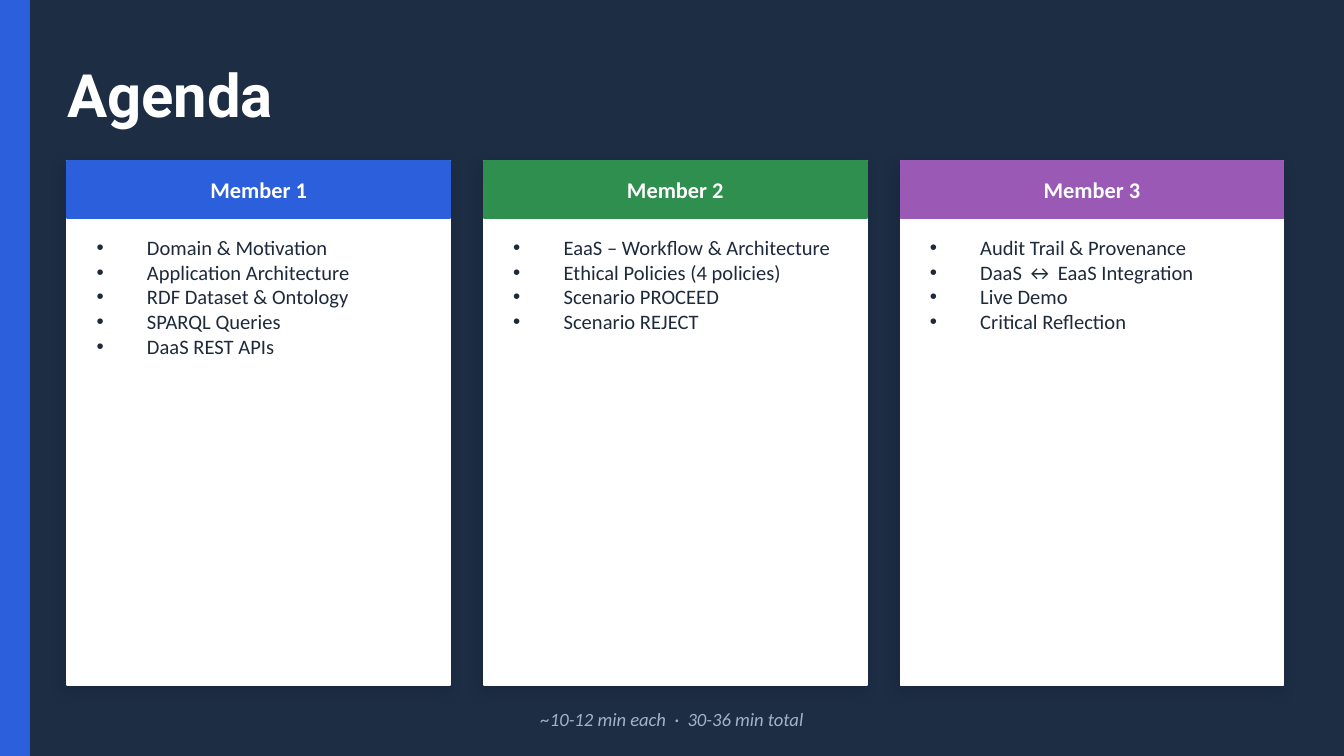
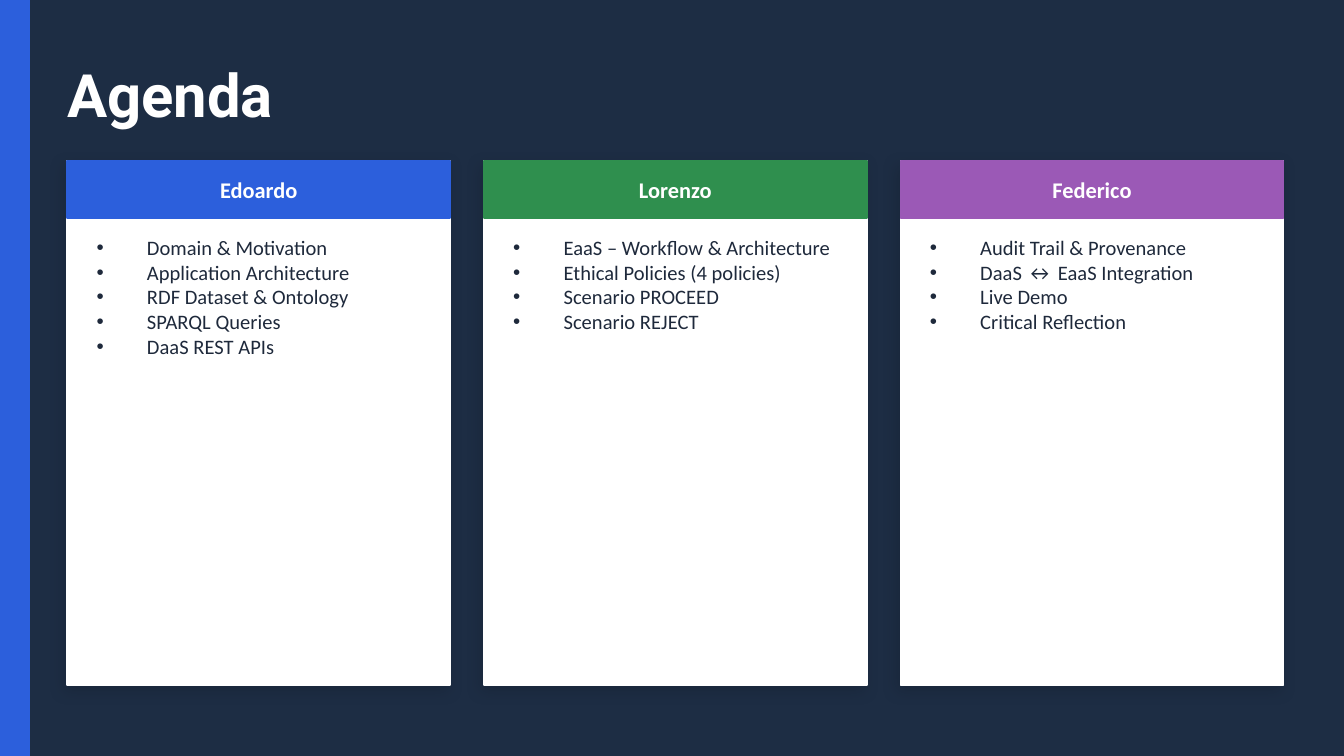
Before and after one commit to ediscota/SOSE-Homework, a slide deck: slide 2 of slides/SoSE-Employment-DaaS-EaaS.pptx. Drawn at 1344x756 pixels with LibreOffice and Linux fonts; fonts in the diff are those of the drawing. Boxes give left, top, right and bottom in pixels: in the first picture for what was removed or moved away, otherwise in the second. Text is boxed around its words. In the diff, an @@ line names an element or a change of style, - is before the commit and + after.

```diff
--- a/slides/SoSE-Employment-DaaS-EaaS.pptx
+++ b/slides/SoSE-Employment-DaaS-EaaS.pptx
@@ text at [220, 182, 297, 198]: text changed @@
-Member 1
+Edoardo
@@ text at [639, 183, 712, 198]: text changed @@
-Member 2
+Lorenzo
@@ text at [1052, 182, 1131, 198]: text changed @@
-Member 3
+Federico
@@ text removed at [541, 713, 803, 726] @@
-~10-12 min each · 30-36 min total
```
Also in this commit, not shown: 13 other slides changed, 1 slide removed, 1 other file.
